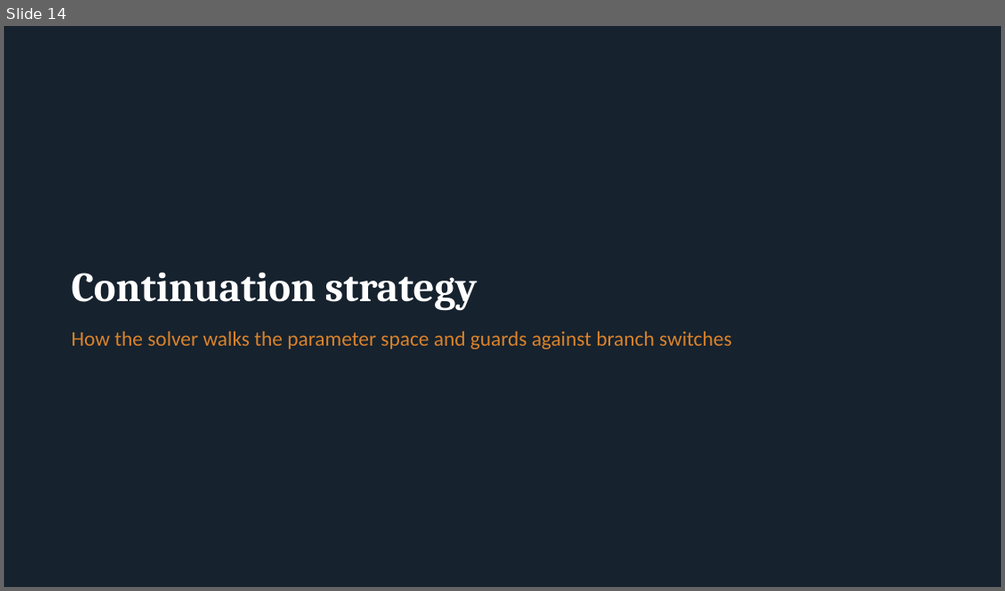
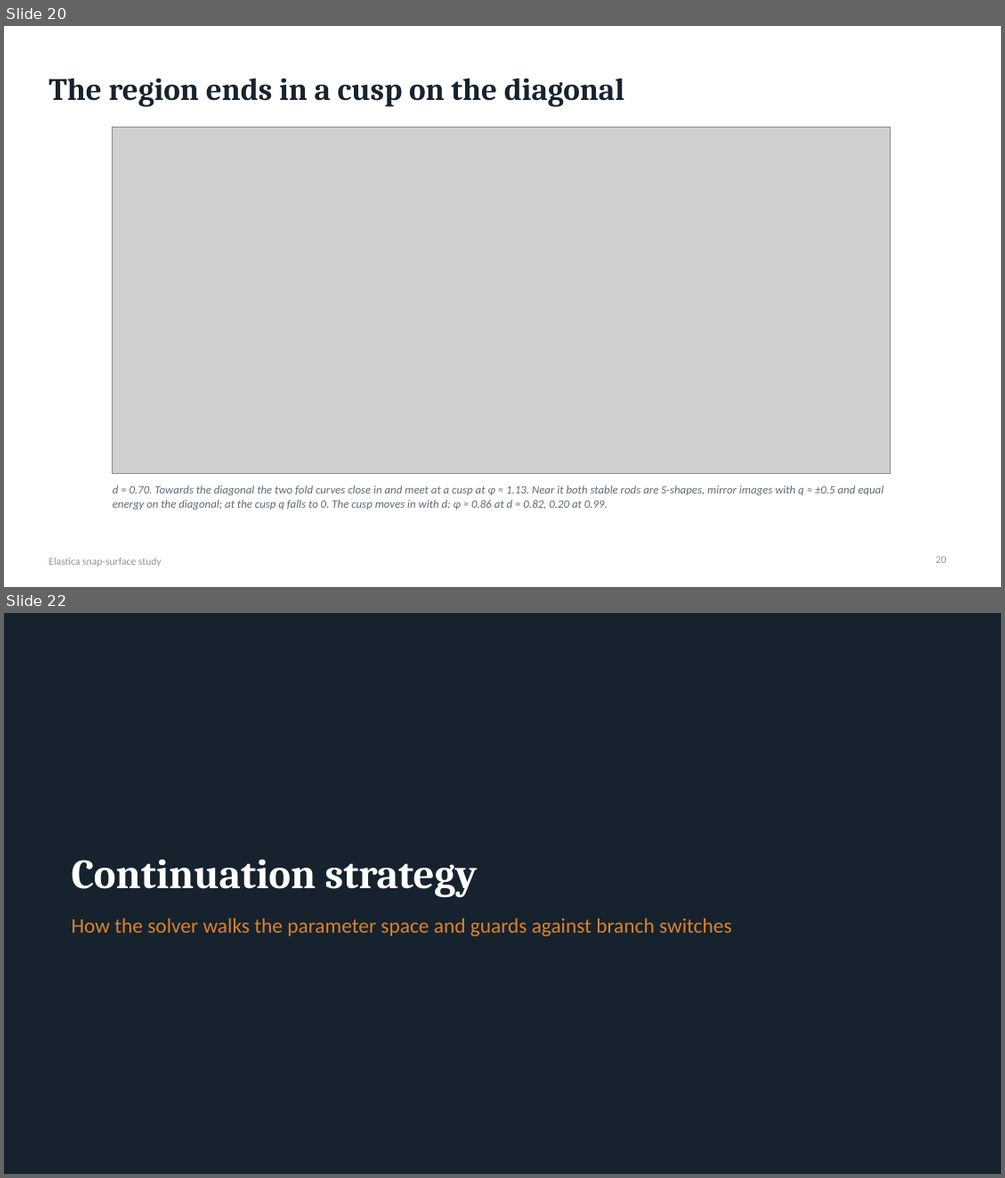
Before and after one commit to grraxx/elastica, a slide deck: presentation/elastica_snap_surface.pptx. Shown one above the other, each under a label of ours: slide 14 before the commit, slides 20 and 22 after it; the slides between them are not shown. The pictures are 1005x591 and 1005x1178 pixels, drawn with LibreOffice and Linux fonts; fonts in the diff are those of the drawing; grey boxes stand for pictures. Boxes give left, top, right and bottom in pixels: in the first picture for what was removed or moved away, otherwise in the second. Text is boxed around its words. In the diff, an @@ line names an element or a change of style, - is before the commit and + after.

```diff
--- a/presentation/elastica_snap_surface.pptx
+++ b/presentation/elastica_snap_surface.pptx
@@ slide 20 added at (x1=4, y1=26, x2=1001, y2=587), background #FFFFFF @@
@@ title added at (x1=48, y1=78, x2=624, y2=107), 30 pt, text #16222E, bold @@
+The region ends in a cusp on the diagonal
@@ picture added at (x1=113, y1=127, x2=890, y2=473) @@
@@ text added at (x1=113, y1=485, x2=883, y2=509), 11 pt, text #5C6B7A, italic @@
+d = 0.70. Towards the diagonal the two fold curves close in and meet at a cusp at φ ≈ 1.13. Near it both stable rods are S-shapes, mirror images with q ≈ ±0.5 and equal energy on the diagonal; at the cusp q falls to 0. The cusp moves in with d: φ ≈ 0.86 at d = 0.82, 0.20 at 0.99.
@@ text added at (x1=48, y1=557, x2=162, y2=566), 10 pt, text #8A96A3 @@
+Elastica snap-surface study
@@ page number added at (x1=936, y1=556, x2=947, y2=563), 10 pt, text #8A96A3 @@
+20
@@ what was slide 14 is now slide 22 @@
```
Also in this commit, not shown: 5 slides changed, 14 other slides added, 50 other files.
